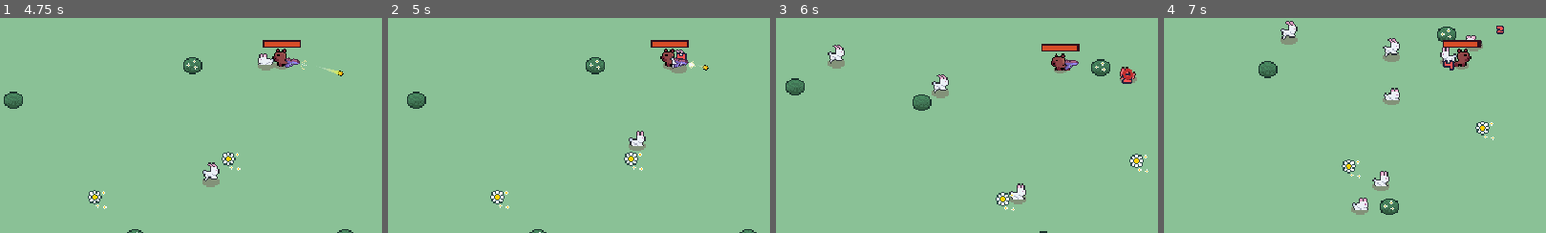
Above: before the commit, frames 1-4 (left to right).
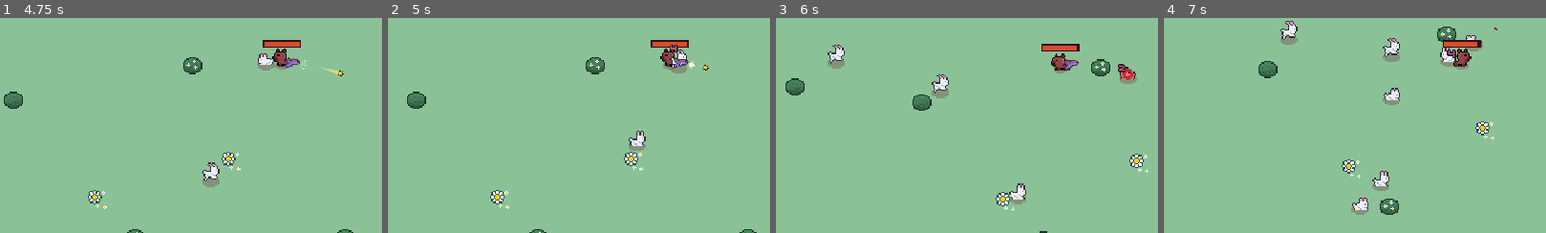
Above: after the commit, the same moments.

Repository: Sundwell/ritka-rampage
Game: Godot game, scene res://scenes/ui/menus/main_menu.tscn
Same seed, same stepped clock (60 frames per second), same inputs: the game is played once before the commit and once after it.
Inputs (mouse positions are % of the whole screen's width and height, from its top left):
- Up to frame 1 (4.75 s): click "Play" at 0.5 s; tap Enter at 1.25 s; move the mouse to (72, 45) at 1.27 s; press the mouse at (72, 45) at 1.28 s; hold D (move_right) 1.28-2.03 s; move the mouse to (30, 55) at 2.02 s; release the mouse at (30, 55) at 2.03 s; hold S (move_down) 2.03-2.78 s; tap W (move_top) at 2.1, 3.6 s; move the mouse to (60, 28) at 2.77 s; press the mouse at (60, 28) at 2.78 s; hold D (move_right) 2.78-4.28 s; move the mouse to (45, 70) at 3.52 s; release the mouse at (45, 70) at 3.53 s; click (45, 70) at 3.67 s; move the mouse to (80, 65) at 4.27 s; press the mouse at (80, 65) at 4.28 s; hold A (move_left) from 4.28 s (still down)
- Up to frame 2 (5 s): keep holding A (move_left)
- Up to frame 3 (6 s): move the mouse to (20, 35) at 5.02 s; release the mouse at (20, 35) at 5.03 s; tap W (move_top) at 5.1 s; move the mouse to (55, 50) at 5.77 s; release A (move_left) at 5.78 s; press the mouse at (55, 50) at 5.78 s; hold S (move_down) from 5.78 s (still down)
- Up to frame 4 (7 s): move the mouse to (35, 25) at 6.52 s; release S (move_down) at 6.53 s; release the mouse at (35, 25) at 6.53 s; hold D (move_right) from 6.53 s (still down); tap W (move_top) at 6.6 s
The pictures show only the part of the screen within x 12-62%, y 39-89%; the shares and areas given below are measured in that part.

Frame 1 is identical in both runs. In frame 2, 0.1% of the frame differs, in the area x 73-79%, y 12-20%; in frame 3, 0.2%; in frame 4, 0.3%, in the area x 73-89%, y 3-25%.

Commit message:
SRR-55 - Rework floating text

Diff:
--- a/project.godot
+++ b/project.godot
@@ -21,6 +21,7 @@
 Utils="*res://scenes/autoload/utils.gd"
 GlobalActions="*res://scenes/autoload/global_actions.gd"
 TweenEffect="*res://scenes/autoload/tween_effect.gd"
+FloatingTextManager="*res://scenes/autoload/floating_text_manager.tscn"
 
 [debug]
 
--- /dev/null
+++ b/scenes/autoload/floating_text_manager.gd
@@ -0,0 +1,14 @@
+extends Node
+
+@export var floating_text_scene: PackedScene
+
+
+func spawn_text(text: String, spawn_position: Vector2, type: FloatingText.Type = FloatingText.Type.DAMAGE):
+	var floating_text = floating_text_scene.instantiate() as FloatingText
+
+	randomize()
+	var spawn_offset := Vector2(randf_range(-7, 7), randf_range(-12, -6))
+	floating_text.global_position = spawn_position + spawn_offset
+	Utils.get_foreground_layer().add_child(floating_text)
+
+	floating_text.start(text, type)
--- /dev/null
+++ b/scenes/autoload/floating_text_manager.tscn
@@ -0,0 +1,8 @@
+[gd_scene load_steps=3 format=3 uid="uid://3s77nl1q4pli"]
+
+[ext_resource type="Script" path="res://scenes/autoload/floating_text_manager.gd" id="1_fd3t4"]
+[ext_resource type="PackedScene" uid="uid://ddrtecgpfe5k2" path="res://scenes/ui/floating_text.tscn" id="2_u5k7j"]
+
+[node name="FloatingTextManager" type="Node"]
+script = ExtResource("1_fd3t4")
+floating_text_scene = ExtResource("2_u5k7j")
--- a/scenes/components/floating_text/floating_text_spawner_component.gd
+++ /dev/null
@@ -1,11 +0,0 @@
-extends Node2D
-
-@export var floating_text_scene: PackedScene
-
-
-func spawn_text(text: String, type: FloatingText.Type = FloatingText.Type.DAMAGE):
-	var floating_text = floating_text_scene.instantiate()
-	floating_text.global_position = global_position
-	get_tree().get_first_node_in_group(Constants.GROUPS.FOREGROUND_LAYER).add_child(floating_text)
-
-	floating_text.start(text, type)
--- a/scenes/components/floating_text/floating_text_spawner_component.tscn
+++ /dev/null
@@ -1,8 +0,0 @@
-[gd_scene load_steps=3 format=3 uid="uid://byo6o7fua67bc"]
-
-[ext_resource type="Script" path="res://scenes/components/floating_text/floating_text_spawner_component.gd" id="1_xoepm"]
-[ext_resource type="PackedScene" uid="uid://ddrtecgpfe5k2" path="res://scenes/ui/floating_text.tscn" id="2_ejnq5"]
-
-[node name="FloatingTextSpawnerComponent" type="Node2D"]
-script = ExtResource("1_xoepm")
-floating_text_scene = ExtResource("2_ejnq5")
--- a/scenes/components/floating_text/health_changed_text_spawner_component.gd
+++ /dev/null
@@ -1,17 +0,0 @@
-extends Node2D
-
-@export var health_component: HealthComponent
-
-@onready var floating_text_spawner_component = $FloatingTextSpawnerComponent
-
-
-func _ready():
-	health_component.damaged.connect(on_damaged)
-
-
-func spawn_text(text: String, type: FloatingText.Type):
-	floating_text_spawner_component.spawn_text(text, type)
-
-
-func on_damaged(amount: float):
-	spawn_text(str(amount), FloatingText.Type.DAMAGE)
--- a/scenes/components/floating_text/health_changed_text_spawner_component.tscn
+++ /dev/null
@@ -1,9 +0,0 @@
-[gd_scene load_steps=3 format=3 uid="uid://bgs3jisn4rlps"]
-
-[ext_resource type="Script" path="res://scenes/components/floating_text/health_changed_text_spawner_component.gd" id="1_coy2l"]
-[ext_resource type="PackedScene" uid="uid://byo6o7fua67bc" path="res://scenes/components/floating_text/floating_text_spawner_component.tscn" id="2_gq5nk"]
-
-[node name="HealthChangedTextSpawnerComponent" type="Node2D"]
-script = ExtResource("1_coy2l")
-
-[node name="FloatingTextSpawnerComponent" parent="." instance=ExtResource("2_gq5nk")]
--- a/scenes/components/health_component.gd
+++ b/scenes/components/health_component.gd
@@ -5,6 +5,7 @@
 signal damaged(amount: float)
 
 @export var max_health: float = 10.0
+@export var enable_floating_text := true
 var current_health: float
 
 
@@ -17,9 +18,21 @@
 	current_health = max_health
 
 
+func _spawn_damaged_text(amount: float):
+	if not enable_floating_text:
+		return
+
+	var parent = get_parent()
+	if parent is Node2D:
+		FloatingTextManager.spawn_text(str(amount), parent.global_position)
+
+
 func damage(damage_amount: float):
 	current_health = max(current_health - damage_amount, 0)
 	damaged.emit(damage_amount)
+
+	_spawn_damaged_text(damage_amount)
+
 	Callable(check_death).call_deferred()
 
 
--- a/scenes/components/hurtbox_component.gd
+++ b/scenes/components/hurtbox_component.gd
@@ -1,7 +1,5 @@
 class_name HurtboxComponent
 extends Area2D
-
-signal got_hurt
 
 @export var health_component: HealthComponent
 
--- a/scenes/debug/ui_debug.tscn
+++ b/scenes/debug/ui_debug.tscn
@@ -13,6 +13,7 @@
 [ext_resource type="PackedScene" uid="uid://opwxpmnb8voa" path="res://scenes/game_object/player/player.tscn" id="7_0pi3q"]
 [ext_resource type="PackedScene" uid="uid://biyftkstxyn66" path="res://scenes/game_object/anvil/anvil.tscn" id="12_28td7"]
 [ext_resource type="PackedScene" uid="uid://bwsxcvg8tgsku" path="res://scenes/game_object/enemy/bunny/bunny.tscn" id="13_0b838"]
+[ext_resource type="PackedScene" uid="uid://0fecexi8j7gb" path="res://scenes/game_object/orange/orange.tscn" id="14_8lexw"]
 
 [node name="Main" type="Node2D"]
 script = ExtResource("1_uvtml")
@@ -174,6 +175,9 @@
 [node name="VelocityComponent" parent="Entities/Bunny3" index="2"]
 max_speed = 0.0
 
+[node name="OrangeEnergy" parent="Entities" instance=ExtResource("14_8lexw")]
+position = Vector2(-64, 13)
+
 [node name="Foreground" type="Node2D" parent="." groups=["foreground_layer"]]
 
 [editable path="Entities/Bunny"]
--- a/scenes/explosion/explosion.tscn
+++ b/scenes/explosion/explosion.tscn
@@ -74,10 +74,10 @@
 tracks/2/interp = 1
 tracks/2/loop_wrap = true
 tracks/2/keys = {
-"times": PackedFloat32Array(0, 0.1),
-"transitions": PackedFloat32Array(1, 1),
+"times": PackedFloat32Array(0.15),
+"transitions": PackedFloat32Array(1),
 "update": 1,
-"values": [false, true]
+"values": [true]
 }
 
 [sub_resource type="AnimationLibrary" id="AnimationLibrary_alhjk"]
--- a/scenes/game_object/enemy/bunny/bunny.tscn
+++ b/scenes/game_object/enemy/bunny/bunny.tscn
@@ -12,7 +12,6 @@
 [ext_resource type="PackedScene" uid="uid://cryx377fes7t2" path="res://scenes/components/hitbox_component.tscn" id="8_5shgc"]
 [ext_resource type="Texture2D" uid="uid://dw6tqbe2ry1kk" path="res://scenes/game_object/enemy/bunny/soul.png" id="8_ifdj7"]
 [ext_resource type="PackedScene" uid="uid://doqby582yfyo" path="res://scenes/components/ground_shadow/ground_shadow_component.tscn" id="9_dgoci"]
-[ext_resource type="PackedScene" uid="uid://bgs3jisn4rlps" path="res://scenes/components/floating_text/health_changed_text_spawner_component.tscn" id="9_fuwje"]
 
 [sub_resource type="Animation" id="Animation_ehbuc"]
 length = 0.001
@@ -133,9 +132,6 @@
 soul_texture = ExtResource("8_ifdj7")
 health_component = NodePath("../HealthComponent")
 
-[node name="HealthChangedTextSpawnerComponent" parent="." node_paths=PackedStringArray("health_component") instance=ExtResource("9_fuwje")]
-health_component = NodePath("../HealthComponent")
-
 [node name="ActionsAnimationPlayer" type="AnimationPlayer" parent="."]
 libraries = {
 "": SubResource("AnimationLibrary_02i8m")
--- a/scenes/game_object/enemy/porcupine/porcupine.tscn
+++ b/scenes/game_object/enemy/porcupine/porcupine.tscn
@@ -9,7 +9,6 @@
 [ext_resource type="PackedScene" uid="uid://jfbffly5rjbc" path="res://scenes/components/health_component.tscn" id="5_nl1d7"]
 [ext_resource type="PackedScene" uid="uid://ceo6q5oos0dqn" path="res://scenes/components/velocity_component.tscn" id="7_21tlf"]
 [ext_resource type="PackedScene" uid="uid://cqlm0b75mtg4k" path="res://scenes/components/blood_particles_spawner_component.tscn" id="7_k1kmt"]
-[ext_resource type="PackedScene" uid="uid://bgs3jisn4rlps" path="res://scenes/components/floating_text/health_changed_text_spawner_component.tscn" id="7_kp5up"]
 [ext_resource type="PackedScene" uid="uid://c2cwmxwp6x7h6" path="res://scenes/vfx/run_particles.tscn" id="8_2kp64"]
 [ext_resource type="PackedScene" uid="uid://ckcj3wwxivfbr" path="res://scenes/components/death_component.tscn" id="8_83am0"]
 [ext_resource type="Texture2D" uid="uid://baq8lrpqpgsdt" path="res://scenes/game_object/enemy/porcupine/soul.png" id="9_6dpom"]
@@ -208,9 +207,6 @@
 max_speed = 60.0
 acceleration = 60.0
 
-[node name="HealthChangedTextSpawnerComponent" parent="." node_paths=PackedStringArray("health_component") instance=ExtResource("7_kp5up")]
-health_component = NodePath("../HealthComponent")
-
 [node name="BloodParticlesSpawnerComponent" parent="." node_paths=PackedStringArray("health_component", "sprite") instance=ExtResource("7_k1kmt")]
 position = Vector2(-1, -5)
 health_component = NodePath("../HealthComponent")
--- a/scenes/game_object/enemy/porcupine/porcupine_quill.tscn
+++ b/scenes/game_object/enemy/porcupine/porcupine_quill.tscn
@@ -15,6 +15,7 @@
 
 [node name="HealthComponent" parent="." instance=ExtResource("2_aanuy")]
 max_health = 1.0
+enable_floating_text = false
 
 [node name="ProjectileHurtboxComponent" parent="." instance=ExtResource("3_ggtl8")]
 
--- a/scenes/game_object/enemy/stubborn_cow/stubborn_cow.tscn
+++ b/scenes/game_object/enemy/stubborn_cow/stubborn_cow.tscn
@@ -13,7 +13,6 @@
 [ext_resource type="PackedScene" uid="uid://ckcj3wwxivfbr" path="res://scenes/components/death_component.tscn" id="8_oiokk"]
 [ext_resource type="PackedScene" uid="uid://c2cwmxwp6x7h6" path="res://scenes/vfx/run_particles.tscn" id="9_2gnq5"]
 [ext_resource type="Texture2D" uid="uid://s5cncdmo5abd" path="res://scenes/game_object/enemy/stubborn_cow/soul.png" id="9_5p631"]
-[ext_resource type="PackedScene" uid="uid://bgs3jisn4rlps" path="res://scenes/components/floating_text/health_changed_text_spawner_component.tscn" id="10_b2jvy"]
 [ext_resource type="PackedScene" uid="uid://doqby582yfyo" path="res://scenes/components/ground_shadow/ground_shadow_component.tscn" id="11_5tcpg"]
 
 [sub_resource type="CircleShape2D" id="CircleShape2D_n1ol4"]
@@ -200,9 +199,6 @@
 soul_texture = ExtResource("9_5p631")
 health_component = NodePath("../HealthComponent")
 
-[node name="HealthChangedTextSpawnerComponent" parent="." node_paths=PackedStringArray("health_component") instance=ExtResource("10_b2jvy")]
-health_component = NodePath("../HealthComponent")
-
 [node name="HurtboxComponent" parent="." node_paths=PackedStringArray("health_component") instance=ExtResource("4_m6qay")]
 visible = false
 collision_layer = 64
--- a/scenes/game_object/orange/orange.gd
+++ b/scenes/game_object/orange/orange.gd
@@ -5,7 +5,6 @@
 @onready var sprite: Sprite2D = $Sprite2D
 @onready var collision_shape: CollisionShape2D = $Area2D/CollisionShape2D
 @onready var animation_player: AnimationPlayer = $AnimationPlayer
-@onready var floating_text_spawner_component = $FloatingTextSpawnerComponent
 @onready var eat_sound: AudioStreamPlayer2D = $SFX/EatSound
 
 
@@ -36,7 +35,7 @@
 func collect():
 	throw_particles()
 	GameEvents.emit_orange_energy_collected(1)
-	floating_text_spawner_component.spawn_text('+1', FloatingText.Type.ORANGE_PICK_UP)
+	FloatingTextManager.spawn_text('+1', global_position, FloatingText.Type.ORANGE_PICK_UP)
 	animation_player.play('eaten')
 
 
--- a/scenes/game_object/orange/orange.tscn
+++ b/scenes/game_object/orange/orange.tscn
@@ -1,10 +1,9 @@
-[gd_scene load_steps=11 format=3 uid="uid://0fecexi8j7gb"]
+[gd_scene load_steps=10 format=3 uid="uid://0fecexi8j7gb"]
 
 [ext_resource type="Script" path="res://scenes/game_object/orange/orange.gd" id="1_buvoc"]
 [ext_resource type="Texture2D" uid="uid://ba4kgp2lmt86e" path="res://scenes/game_object/orange/orange.png" id="1_qhtu8"]
 [ext_resource type="PackedScene" uid="uid://dqlswblbvmvfk" path="res://scenes/vfx/orange_collected_particles.tscn" id="2_sbomo"]
 [ext_resource type="AudioStream" uid="uid://cjo67ai4wum6h" path="res://scenes/game_object/orange/eat_sound.wav" id="3_88xu6"]
-[ext_resource type="PackedScene" uid="uid://byo6o7fua67bc" path="res://scenes/components/floating_text/floating_text_spawner_component.tscn" id="3_e22k4"]
 
 [sub_resource type="Animation" id="Animation_j2xrk"]
 length = 0.001
@@ -130,8 +129,6 @@
 [node name="EatSound" type="AudioStreamPlayer2D" parent="SFX"]
 stream = ExtResource("3_88xu6")
 
-[node name="FloatingTextSpawnerComponent" parent="." instance=ExtResource("3_e22k4")]
-
 [node name="Area2D" type="Area2D" parent="."]
 collision_layer = 0
 collision_mask = 128
--- a/scenes/game_object/player/player.tscn
+++ b/scenes/game_object/player/player.tscn
@@ -1,11 +1,10 @@
-[gd_scene load_steps=21 format=3 uid="uid://opwxpmnb8voa"]
+[gd_scene load_steps=20 format=3 uid="uid://opwxpmnb8voa"]
 
 [ext_resource type="Texture2D" uid="uid://yr54tlu3thkq" path="res://scenes/game_object/player/ritka.png" id="1_aes1j"]
 [ext_resource type="Script" path="res://scenes/game_object/player/player.gd" id="1_snu1q"]
 [ext_resource type="PackedScene" uid="uid://jfbffly5rjbc" path="res://scenes/components/health_component.tscn" id="2_tfpur"]
 [ext_resource type="Texture2D" uid="uid://51ngtrd3m3x6" path="res://scenes/components/ground_shadow/shadow.png" id="3_6ka02"]
 [ext_resource type="PackedScene" uid="uid://cwatwkjukjlvd" path="res://scenes/components/hurtbox_component.tscn" id="3_477au"]
-[ext_resource type="PackedScene" uid="uid://bgs3jisn4rlps" path="res://scenes/components/floating_text/health_changed_text_spawner_component.tscn" id="3_utin2"]
 [ext_resource type="PackedScene" uid="uid://ceo6q5oos0dqn" path="res://scenes/components/velocity_component.tscn" id="4_3lhnd"]
 [ext_resource type="PackedScene" uid="uid://cgti0dc327rmr" path="res://scenes/weapons/weapon_controller/weapon_controller.tscn" id="4_erw3t"]
 [ext_resource type="AudioStream" uid="uid://cjujexkrkwpfb" path="res://scenes/game_object/player/sfx/step_sound.wav" id="5_7v2s2"]
@@ -183,9 +182,6 @@
 [node name="VelocityComponent" parent="." node_paths=PackedStringArray("character_body") instance=ExtResource("4_3lhnd")]
 character_body = NodePath("..")
 
-[node name="HealthChangedTextSpawnerComponent" parent="." node_paths=PackedStringArray("health_component") instance=ExtResource("3_utin2")]
-health_component = NodePath("../HealthComponent")
-
 [node name="WeaponController" parent="." instance=ExtResource("4_erw3t")]
 position = Vector2(0, -5)
 
--- a/scenes/ui/floating_text.gd
+++ b/scenes/ui/floating_text.gd
@@ -1,5 +1,9 @@
 class_name FloatingText
 extends Node2D
+
+const LITTLE_NUMBER_SCALE = 0.25
+const MIN_SCALE = 0.35
+const MAX_SCALE = 0.7
 
 enum Type {
 	DAMAGE,
@@ -17,15 +21,27 @@
 
 
 func start(text: String, type: Type = Type.DAMAGE):
+	if int(text) is int:
+		z_index = min(1, int(text))
+
+	if type == Type.DAMAGE:
+		var amount = float(text)
+		if amount is float:
+			var scale_multiplier = clamp(MIN_SCALE + (amount / 40), MIN_SCALE, MAX_SCALE)
+
+			if amount < 2.0:
+				scale_multiplier = LITTLE_NUMBER_SCALE
+			scale = Vector2(scale_multiplier, scale_multiplier)
+
 	var label_color = text_color_by_type[type]
 	label.add_theme_color_override("font_color", Color(label_color))
 	label.text = text
 
 	var tween = create_tween()
+	tween.set_ease(Tween.EASE_IN).set_trans(Tween.TRANS_QUAD)
 	tween.set_parallel()
-	tween.tween_property(self, "position", global_position + (Vector2.UP * 32), .4)\
-			.set_ease(Tween.EASE_IN).set_trans(Tween.TRANS_QUAD)
-	tween.tween_property(self, "scale", Vector2.ZERO, .4)\
-			.set_ease(Tween.EASE_IN).set_trans(Tween.TRANS_QUINT)
+	tween.tween_property(self, "position", global_position + (Vector2.UP * 16), 0.35)
+	tween.tween_property(self, "scale", scale * 1.2, 0.10)
+	tween.tween_property(self, "scale", Vector2.ZERO, 0.25).set_delay(0.10)
 	tween.chain()
 	tween.tween_callback(queue_free)
--- a/scenes/ui/floating_text.tscn
+++ b/scenes/ui/floating_text.tscn
@@ -3,6 +3,7 @@
 [ext_resource type="Script" path="res://scenes/ui/floating_text.gd" id="1_ui7i2"]
 
 [node name="FloatingText" type="Node2D"]
+z_index = 1
 scale = Vector2(0.6, 0.6)
 script = ExtResource("1_ui7i2")
 
--- a/scenes/weapons/pistol/pistol_bullet/pistol_bullet.gd
+++ b/scenes/weapons/pistol/pistol_bullet/pistol_bullet.gd
@@ -92,8 +92,8 @@
 		return
 
 	var available_enemies = enemies.slice(1).filter(
-			func (enemy: Node2D):
-				return enemy.global_position.distance_to(global_position) <= MAX_RICOCHET_DISTANCE
+			func (enemy_near: Node2D):
+				return enemy_near.global_position.distance_to(global_position) <= MAX_RICOCHET_DISTANCE
 	)
 
 	if available_enemies.is_empty():
@@ -113,8 +113,6 @@
 
 
 func _create_explosion(damage: float):
-	exploded_count += 1
-
 	var explosion = explosion_scene.instantiate() as Explosion
 	explosion.set_damage(damage)
 	explosion.global_position = global_position
@@ -130,6 +128,7 @@
 
 	var explosive_impact_count: int = upgrades_count[PistolUpgrade.Id.EXPLOSIVE_IMPACT]
 	if explosive_impact_count > 0 and _can_create_explosion():
+		exploded_count += 1
 		var explosion_damage = hitbox_component.damage * (explosive_impact_count * 0.15)
 		Callable(_create_explosion.bind(explosion_damage)).call_deferred()
 
--- a/scenes/weapons/pistol/pistol_bullet/pistol_bullet.tscn
+++ b/scenes/weapons/pistol/pistol_bullet/pistol_bullet.tscn
@@ -26,6 +26,7 @@
 
 [node name="HealthComponent" parent="." instance=ExtResource("2_i4pkq")]
 max_health = 1.0
+enable_floating_text = false
 
 [node name="ProjectileHurtboxComponent" parent="." instance=ExtResource("4_hmcoo")]
 
Not shown: 1 places in scenes/debug/ui_debug.tscn that only renumber resources
Not shown: 1 places in scenes/game_object/enemy/bunny/bunny.tscn that only renumber resources
Not shown: 1 places in scenes/game_object/enemy/porcupine/porcupine.tscn that only renumber resources
Not shown: 1 places in scenes/game_object/enemy/stubborn_cow/stubborn_cow.tscn that only renumber resources
